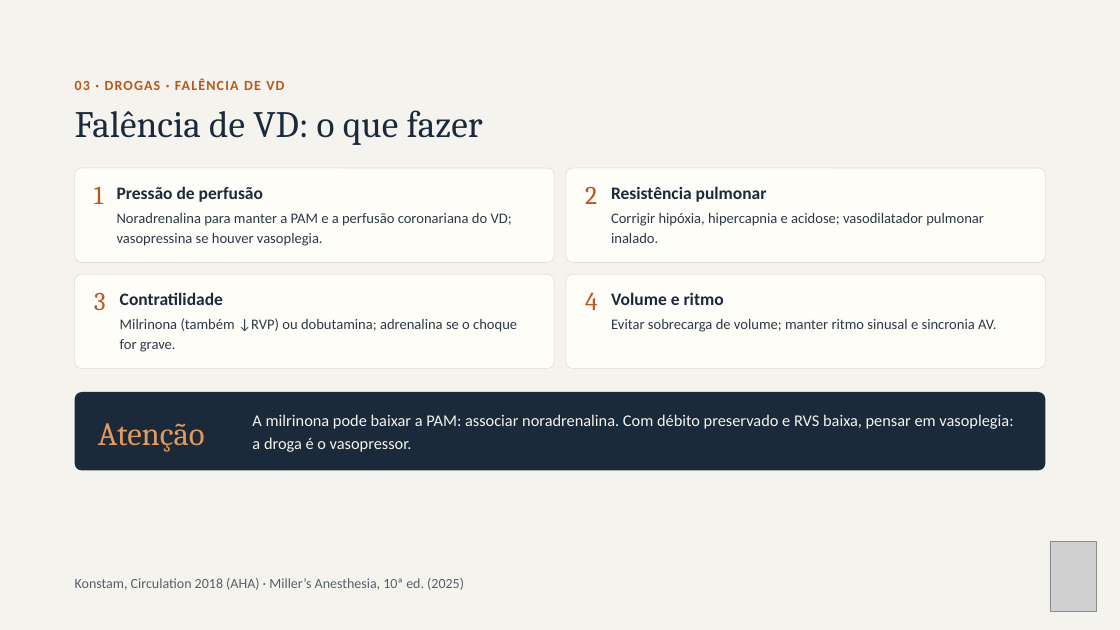
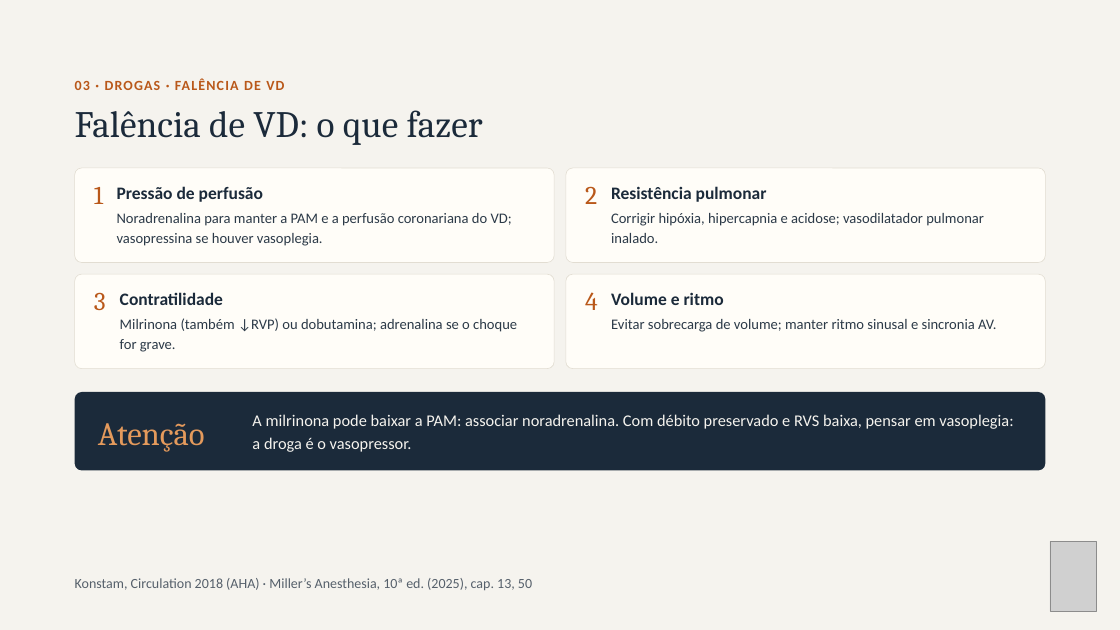
Before and after one commit to brunomoraesdubois-bit/Bruno, a slide deck: slide 11 of apresentacao/Aminas_Vasoativas.pptx. Drawn at 1120x630 pixels with LibreOffice and Linux fonts; fonts in the diff are those of the drawing; grey boxes stand for pictures. Boxes give left, top, right and bottom in pixels: in the first picture for what was removed or moved away, otherwise in the second. Text is boxed around its words. In the diff, an @@ line names an element or a change of style, - is before the commit and + after.

```diff
--- a/apresentacao/Aminas_Vasoativas.pptx
+++ b/apresentacao/Aminas_Vasoativas.pptx
@@ text at bbox=[75, 578, 532, 590]: text changed @@
-Konstam, Circulation 2018 (AHA) · Miller’s Anesthesia, 10ª ed. (2025)
+Konstam, Circulation 2018 (AHA) · Miller’s Anesthesia, 10ª ed. (2025), cap. 13, 50
```
Also in this commit, not shown: 10 other slides changed, 15 other files.
